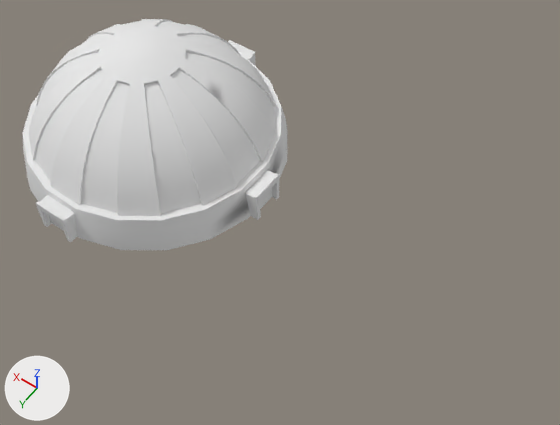
Renders of the OBJ model AmazonSimulator VS/wwwroot/models/Dome.obj from each side of a commit.
Rendered twice from a camera (50 mm lens) standing at (-95.7, 85.0, 133.7) and looking at (-38.6, 5.0, 7.9). Arrows for +X, +Y and +Z are at lower left; the lights stay in place. Where no turn or scale is listed for an object, it has been applied to the vertices. Vertices at the same position are counted once.

In view in the first picture: 'Dome'.
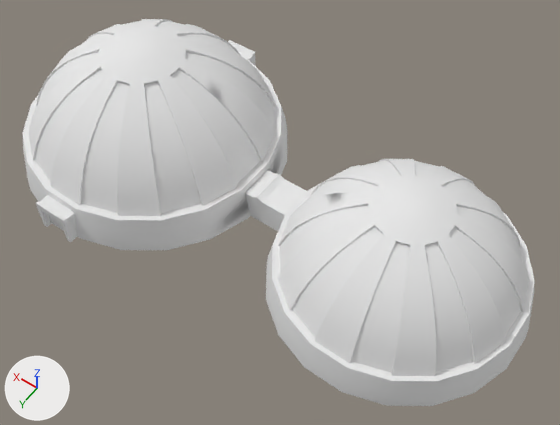
Boxes (x1, y1, x2, y2) around the edits, measured in the pictures (560 x 425 px):
'Dome', reshaped (94% wider, 67% taller)
    before: (23, 19, 287, 250)
    after: (23, 19, 535, 406)
part 1 of me_dome, added
    after: (457, 206, 523, 263)
part 2 of me_dome, added
    after: (442, 180, 486, 196)
part 3 of me_dome, added
    after: (415, 161, 439, 179)
part 4 of me_dome, added
    after: (362, 160, 400, 179)
part 5 of me_dome, added
    after: (307, 179, 378, 201)
part 6 of me_dome, added
    after: (280, 205, 369, 274)
part 7 of me_dome, added
    after: (292, 227, 383, 338)
part 8 of me_dome, added
    after: (351, 242, 410, 373)
part 9 of me_dome, added
    after: (425, 243, 473, 373)
part 10 of me_dome, added
    after: (449, 227, 521, 337)
part 11 of me_dome, added
    after: (266, 159, 535, 406)
part 12 of me_dome, added
    after: (257, 174, 307, 231)

Edits to the bpy script that builds the scene:
```text
Change me_dome:
    remove me_dome.from_pydata(...)  # 1331 vertices, 1166 faces; spans x -32.3..30.3, y -32.3..32.3, z -0.2..29.6
    add me_dome.from_pydata(...)  # 2372 vertices, 2031 faces; spans x -91.6..30.3, y -32.3..32.3, z -0.2..29.6
    me_dome part 1: the loose piece of 14 vertices spanning x -23.8..-6.2, y -18.4..-3.8, z 8.4..26.2 is copied, and the copy is scaled about its middle by 0.911, then moved by (-63.5, 1.8, -1.8), in mat_refinery_glass_shader (white #e7e7e7); it spans x -86.5..-70.5, y -16.0..-2.7, z 7.3..23.6
    me_dome part 2: the loose piece of 14 vertices spanning x -12.4..-1.5, y -26.1..-7.6, z 8.4..26.2 is copied, and the copy is scaled about its middle by 0.911, then moved by (-64.3, 2.3, -1.8), in mat_refinery_glass_shader (white #e7e7e7); it spans x -76.1..-66.2, y -23.0..-6.1, z 7.3..23.6
    me_dome part 3: the loose piece of 14 vertices spanning x -12.8..-1.5, y -26.9..-7.9, z 8.3..26.8 is copied, and the copy is turned 36 degrees about the z axis through its middle and scaled by 0.882, then moved by (-53.8, 2.1, -2.1), in mat_refinery_glass_shader (white #e7e7e7); it spans x -63.8..-54.2, y -23.1..-6.2, z 7.3..23.6
    me_dome part 4: the loose piece of 14 vertices spanning x -12.8..-1.5, y -26.9..-7.9, z 8.3..26.8 is copied, and the copy is turned 72 degrees about the z axis through its middle and scaled by 0.882, then moved by (-45.1, 7.5, -2.1), in mat_refinery_glass_shader (white #e7e7e7); it spans x -59.4..-43.5, y -16.5..-2.9, z 7.3..23.6
    me_dome part 5: the loose piece of 14 vertices spanning x -27.1..-8.8, y -3.9..4.7, z 8.3..26.8 is copied, and the copy is turned 180 degrees about the z axis through its middle and scaled by 0.882, then moved by (-31.2, 0.0, -2.1), in mat_refinery_glass_shader (white #e7e7e7); it spans x -57.1..-41.0, y -3.3..4.2, z 7.3..23.6
    me_dome part 6: the loose piece of 14 vertices spanning x -24.2..-6.2, y 4.2..19.6, z 8.3..26.8 is copied, and the copy is turned -108 degrees about the z axis through its middle and scaled by 0.882, then moved by (-35.6, -1.6, -2.1), in mat_refinery_glass_shader (white #e7e7e7); it spans x -59.2..-43.2, y 4.3..17.6, z 7.3..23.6
    me_dome part 7: the loose piece of 14 vertices spanning x -24.2..-6.2, y 4.2..19.6, z 8.3..26.8 is copied, and the copy is turned -72 degrees about the z axis through its middle and scaled by 0.882, then moved by (-43.9, 4.9, -2.1), in mat_refinery_glass_shader (white #e7e7e7); it spans x -63.5..-53.6, y 7.7..24.6, z 7.3..23.6
    me_dome part 8: the loose piece of 14 vertices spanning x -11.7..-1.2, y 7.7..26.2, z 8.4..26.2 is copied, and the copy is scaled about its middle by 0.911, then moved by (-64.3, -0.7, -1.8), in mat_refinery_glass_shader (white #e7e7e7); it spans x -75.5..-66.0, y 7.8..24.7, z 7.3..23.6
    me_dome part 9: the loose piece of 14 vertices spanning x -23.4..-6.0, y 4.0..19.0, z 8.4..26.2 is copied, and the copy is scaled about its middle by 0.911, then moved by (-63.6, -0.2, -1.8), in mat_refinery_glass_shader (white #e7e7e7); it spans x -86.2..-70.3, y 4.5..18.1, z 7.3..23.6
    me_dome part 10: the loose piece of 14 vertices spanning x -27.1..-8.8, y -3.9..4.7, z 8.3..26.8 is copied, and the copy is scaled about its middle by 0.882, then moved by (-62.8, 0.8, -2.1), in mat_refinery_glass_shader (white #e7e7e7); it spans x -88.8..-72.6, y -2.6..4.9, z 7.3..23.6
    me_dome part 11: the loose piece of 587 vertices spanning x -30.3..30.3, y -30.3..30.3, z -0.2..29.6 is copied, and the copy is turned 180 degrees about the z axis through its middle and scaled by 0.882, then moved by (-64.9, 0.8, -1.7); it spans x -91.6..-38.1, y -25.9..27.5, z -0.2..26.1
    me_dome part 12: a new loose piece of 112 vertices spanning x -42.9..-32.3, y -3.6..4.4, z 0.0..7.7, in mat_dome_door_shader (white #e7e7e7)
    add me_dome.materials.append(mat_refinery_glass_shader)  # white #e7e7e7
    add me_dome.materials.append(mat_dome_signs_shader)  # white #e7e7e7
```
